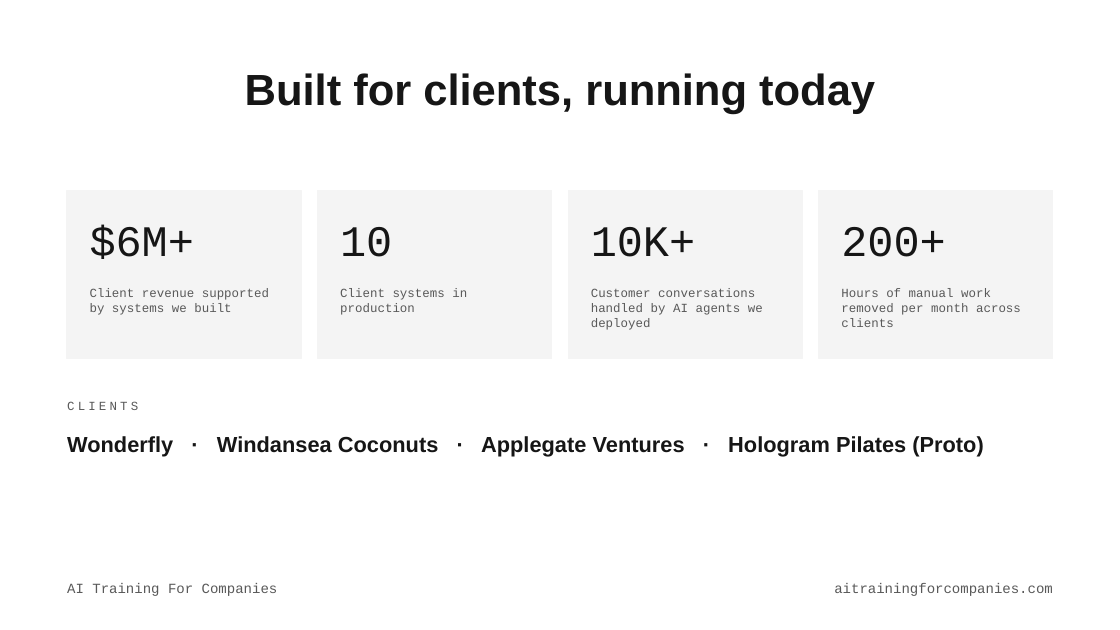
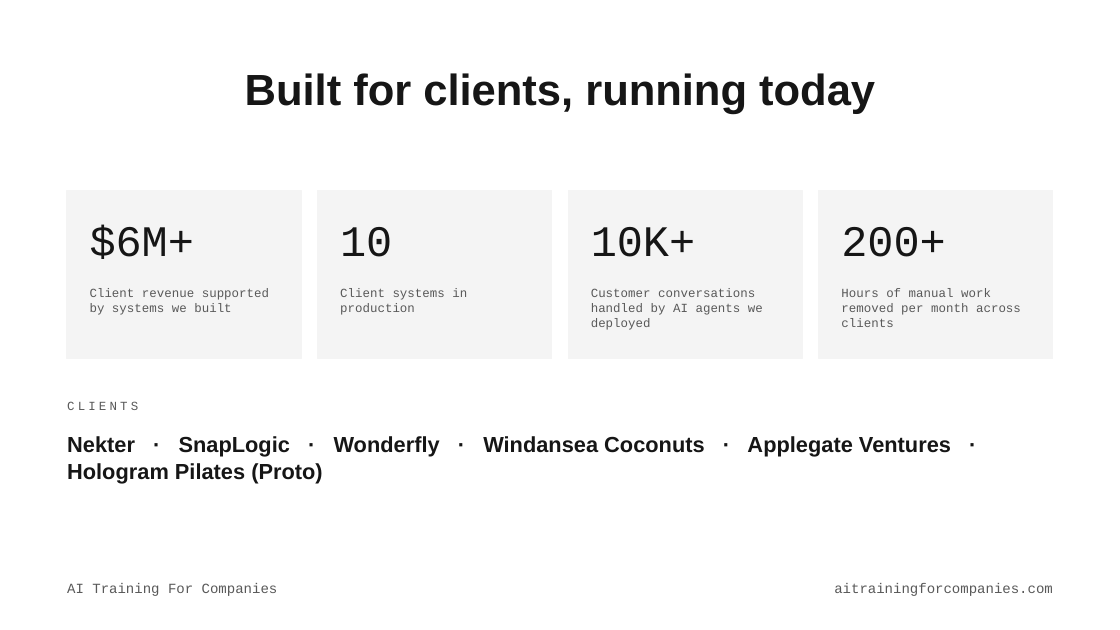
Before and after one commit to wonderfly123/ai-training-for-companies, a slide deck: slide 6 of docs/deck/AI-Training-For-Companies.pptx. Drawn at 1120x630 pixels with LibreOffice and Linux fonts; fonts in the diff are those of the drawing. Boxes give left, top, right and bottom in pixels: in the first picture for what was removed or moved away, otherwise in the second. Text is boxed around its words. In the diff, an @@ line names an element or a change of style, - is before the commit and + after.

```diff
--- a/docs/deck/AI-Training-For-Companies.pptx
+++ b/docs/deck/AI-Training-For-Companies.pptx
@@ text at bbox=[67, 436, 951, 483]: text changed @@
-Wonderfly · Windansea Coconuts · Applegate Ventures · Hologram Pilates (Proto)
+Nekter · SnapLogic · Wonderfly · Windansea Coconuts · Applegate Ventures · Hologram Pilates (Proto)
```
Also in this commit, not shown: 2 slides added, 17 other files.
